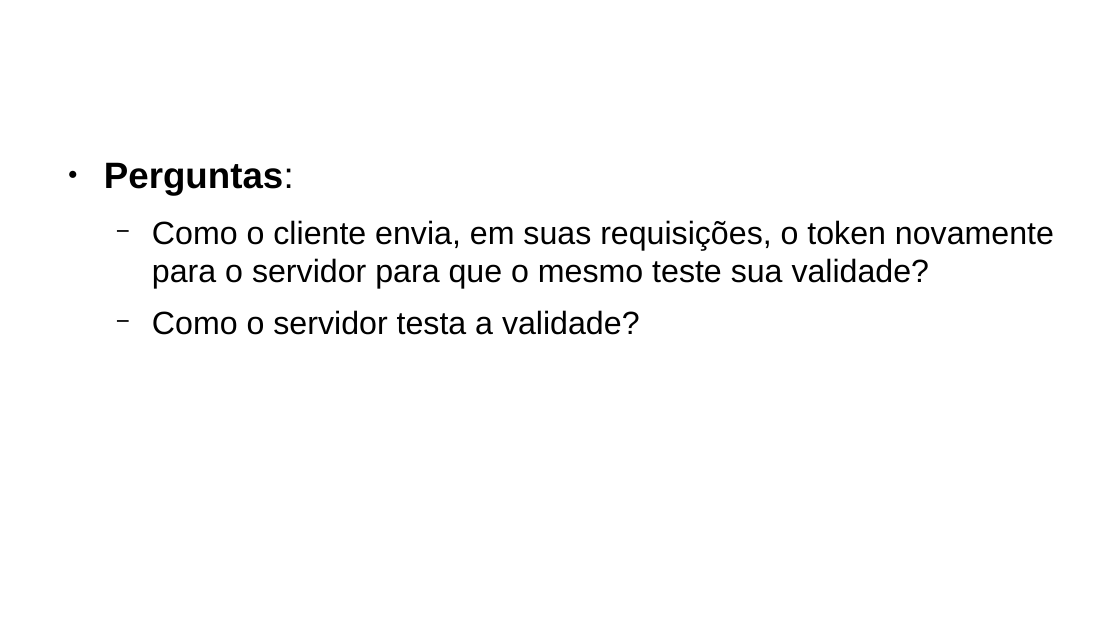
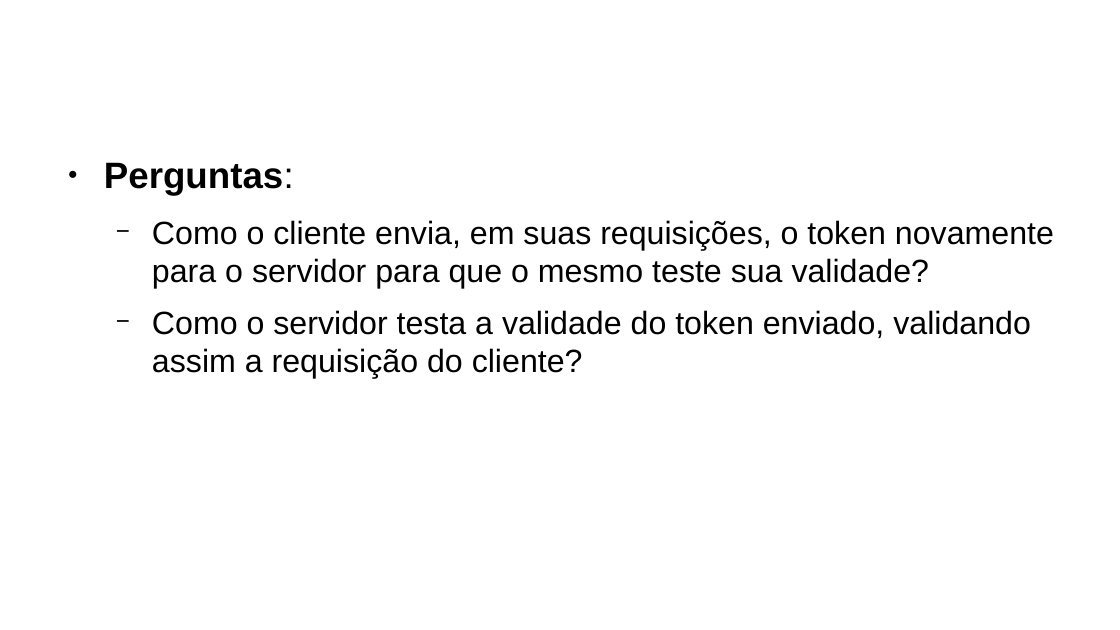
Before and after one commit to CCastro01/PIW-2019_1, a slide deck: slide 46 of SLIDES/14-Refatoração do Projeto CRUD.odp (slide 45 before the commit). Drawn at 1120x630 pixels with LibreOffice and Linux fonts; fonts in the diff are those of the drawing; background and template pictures are left out. Boxes give left, top, right and bottom in pixels: in the first picture for what was removed or moved away, otherwise in the second. Text is boxed around its words. In the diff, an @@ line names an element or a change of style, - is before the commit and + after.

```diff
--- a/SLIDES/14-Refatoração do Projeto CRUD.odp
+++ b/SLIDES/14-Refatoração do Projeto CRUD.odp
@@ text at [152, 310, 1031, 379]: text changed @@
-  − Como o servidor testa a validade?
+  − Como o servidor testa a validade do token enviado, validando assim a requisição do cliente?
```
Also in this commit, not shown: 17 other slides changed, 1 slide added, 2 other files.
